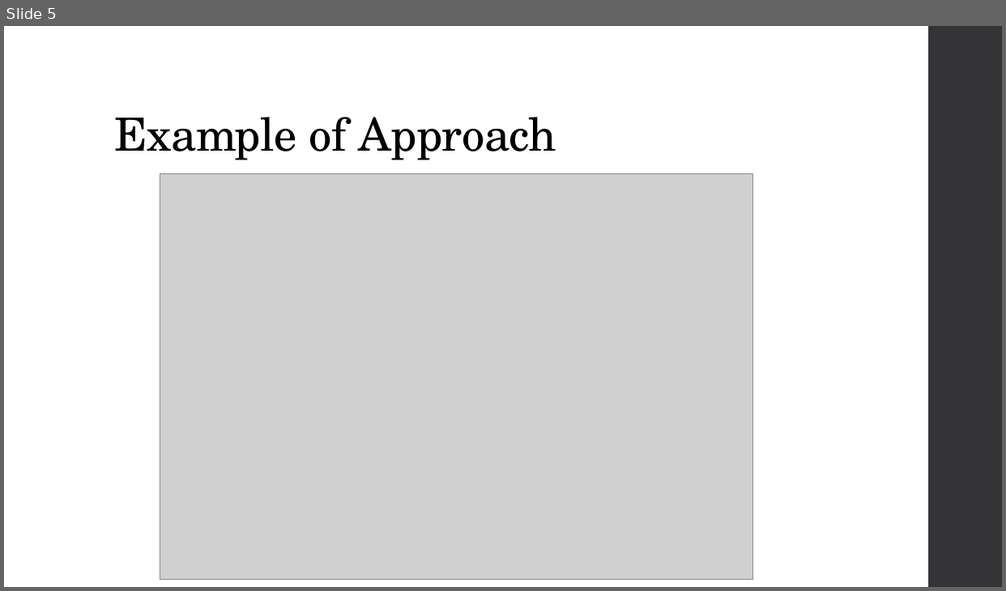
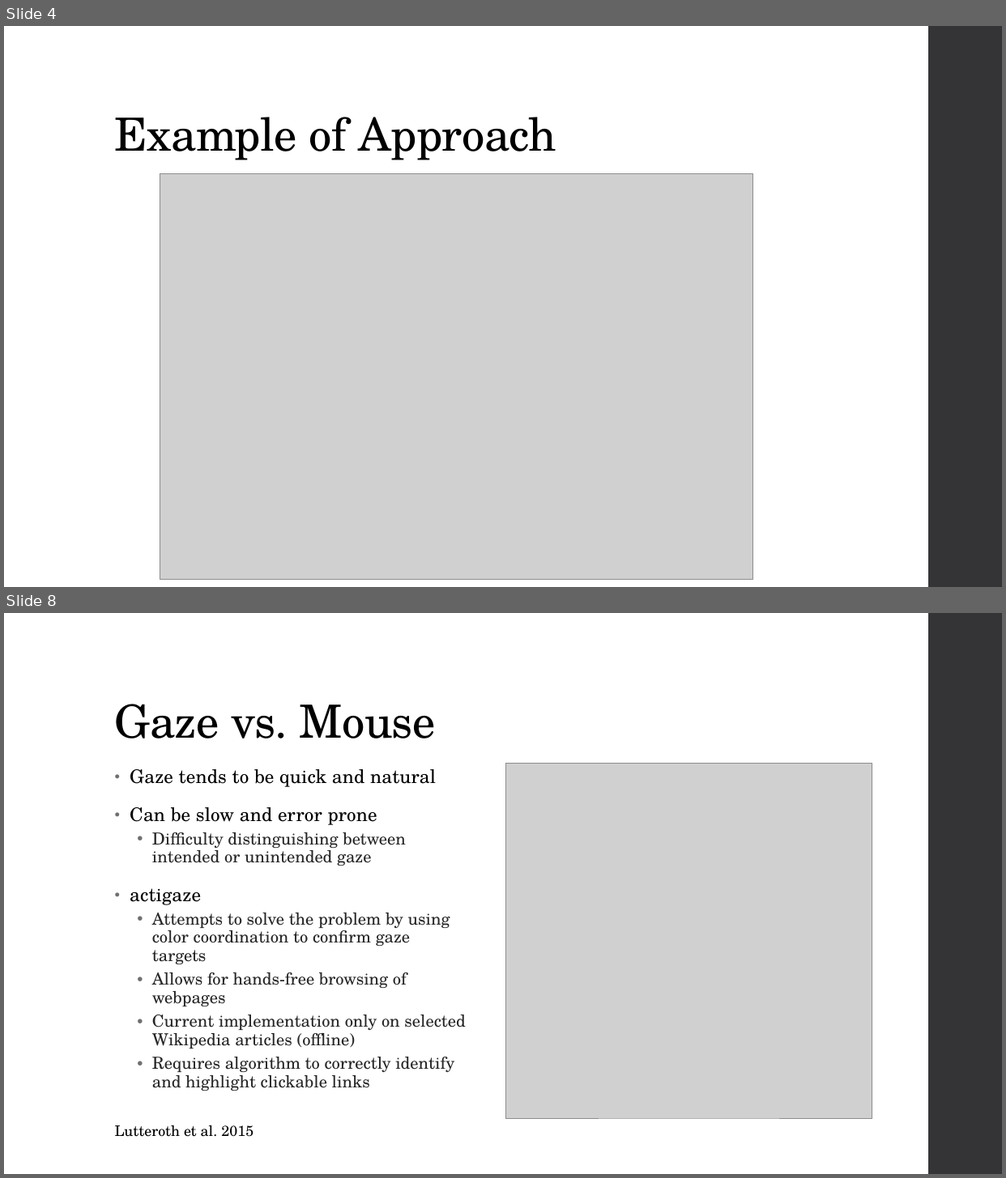
Before and after one commit to diederichk/StepCounter, a slide deck: MidtermPresentation/MidtermPresentation.pptx. Shown one above the other, each under a label of ours: slide 5 before the commit, slides 4 and 8 after it; the slides between them are not shown. The pictures are 1006x591 and 1006x1178 pixels, drawn with LibreOffice and Linux fonts; fonts in the diff are those of the drawing; grey boxes stand for pictures. Boxes give left, top, right and bottom in pixels: in the first picture for what was removed or moved away, otherwise in the second. Text is boxed around its words. In the diff, an @@ line names an element or a change of style, - is before the commit and + after.

```diff
--- a/MidtermPresentation/MidtermPresentation.pptx
+++ b/MidtermPresentation/MidtermPresentation.pptx
@@ slide 8 added at box(4, 613, 1002, 1174), background #FFFFFF; not listed: 1 template element that a slide beside it also shows @@
@@ title added at box(115, 704, 436, 739), 44 pt, text #000000 @@
+Gaze vs. Mouse
@@ text added at box(130, 769, 466, 1091), 16 pt, text #262626 @@
+• Gaze tends to be quick and natural
+• Can be slow and error prone
+  • Difficulty distinguishing between intended or unintended gaze
+• actigaze
+  • Attempts to solve the problem by using color coordination to confirm gaze targets
+  • Allows for hands-free browsing of webpages
+  • Current implementation only on selected Wikipedia articles (offline)
+  • Requires algorithm to correctly identify and highlight clickable links
@@ picture added at box(505, 764, 872, 1119) @@
@@ text added at box(115, 1125, 253, 1137), 14 pt, text #000000 @@
+Lutteroth et al. 2015
@@ what was slide 5 is now slide 4 @@
```
Also in this commit, not shown: 4 slides changed, 8 other slides added, 2 slides removed.
